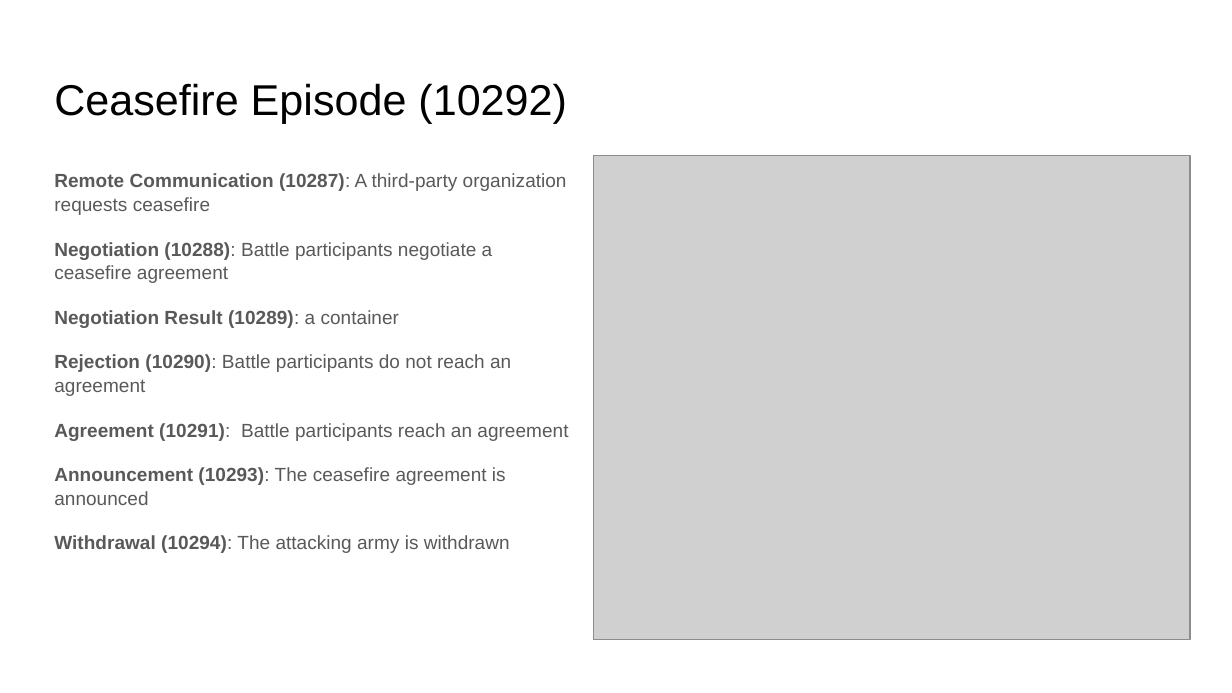
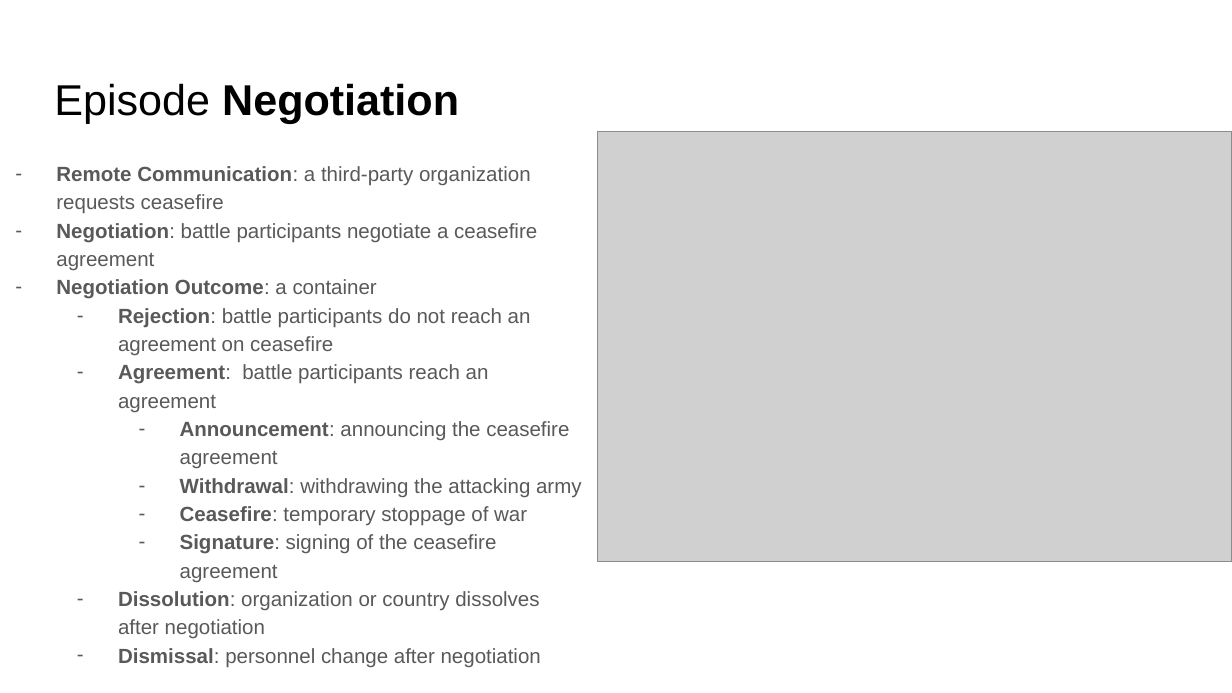
Before and after one commit to RESIN-KAIROS/schemalib, a slide deck: slide 10 of hrf/international_conflict.pptx (slide 4 before the commit). Drawn at 1232x693 pixels with LibreOffice and Linux fonts; fonts in the diff are those of the drawing; grey boxes stand for pictures. Boxes give left, top, right and bottom in pixels: in the first picture for what was removed or moved away, otherwise in the second. Text is boxed around its words. In the diff, an @@ line names an element or a change of style, - is before the commit and + after.

```diff
--- a/hrf/international_conflict.pptx
+++ b/hrf/international_conflict.pptx
@@ title at (54,83,459,123): text changed; bold on @@
-Ceasefire Episode (10292)
+Episode Negotiation
@@ picture: place and size @@
-picture at (594,155,1190,639)
+picture at (598,132,1232,562)
@@ text at (56,166,582,668): text changed; size 11.1 to 12 pt @@
-Remote Communication (10287): A third-party organization requests ceasefire
-Negotiation (10288): Battle participants negotiate a ceasefire agreement
-Negotiation Result (10289): a container
-Rejection (10290): Battle participants do not reach an agreement
-Agreement (10291): Battle participants reach an agreement
-Announcement (10293): The ceasefire agreement is announced
-Withdrawal (10294): The attacking army is withdrawn
+– Remote Communication: a third-party organization requests ceasefire
+– Negotiation: battle participants negotiate a ceasefire agreement
+– Negotiation Outcome: a container
+  – Rejection: battle participants do not reach an agreement on ceasefire
+  – Agreement: battle participants reach an agreement
+    – Announcement: announcing the ceasefire agreement
+    – Withdrawal: withdrawing the attacking army
+    – Ceasefire: temporary stoppage of war
+    – Signature: signing of the ceasefire agreement
+  – Dissolution: organization or country dissolves after negotiation
+  – Dismissal: personnel change after negotiation
```
Also in this commit, not shown: 1 other slide changed, 8 slides added, 2 slides removed.
